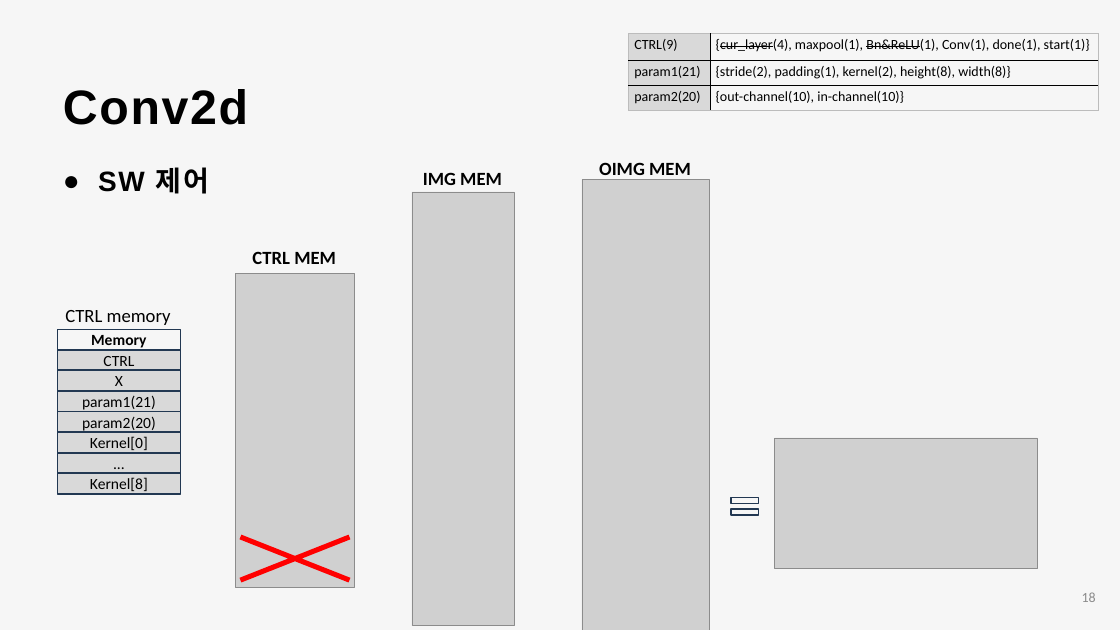
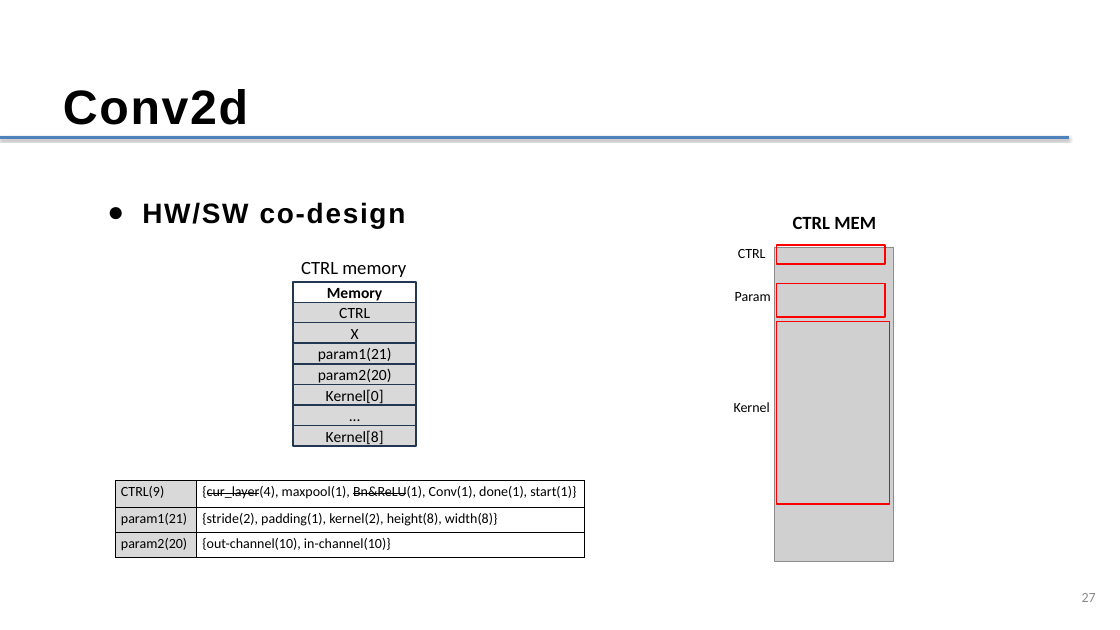
Before and after one commit to Kkumteulyi/2024-CapStone, a slide deck: slide 27 of 캡스톤_(정윤혁,차동근)_1208.pptx (slide 18 before the commit). Drawn at 1120x630 pixels with LibreOffice and Linux fonts; fonts in the diff are those of the drawing; grey boxes stand for pictures. Boxes give left, top, right and bottom in pixels: in the first picture for what was removed or moved away, otherwise in the second. Text is boxed around its words. In the diff, an @@ line names an element or a change of style, - is before the commit and + after.

```diff
--- a/캡스톤_(정윤혁,차동근)_1208.pptx
+++ b/캡스톤_(정윤혁,차동근)_1208.pptx
@@ background #F6F6F6 to #FFFFFF @@
@@ line added from (0, 138) to (1068, 138), #4F81BD 3 pt @@
@@ text removed at (98,167,209,194) @@
-● SW 제어
@@ text removed at (423,172,502,185) @@
-IMG MEM
@@ text removed at (599,162,691,180) @@
-OIMG MEM
@@ text added at (142,202,406,228), 36 pt, text #000000, bold @@
+● HW/SW co-design
@@ picture removed at (412,192,514,626) @@
@@ picture removed at (582,180,709,630) @@
@@ text "CTRL MEM": place and size @@
-text "CTRL MEM" at (252,251,336,264)
+text "CTRL MEM" at (793,216,876,229)
@@ picture: place and size @@
-picture at (235,273,354,587)
+picture at (774,247,894,561)
@@ 4 rectangles, 1 text: place and size @@
-4 rectangles, 1 text at (57,310,181,494)
+4 rectangles, 1 text at (293,262,417,446)
@@ 4 rectangles: place and size @@
-4 rectangles at (58,350,181,474)
+4 rectangles at (293,302,417,426)
@@ group added at (734,245,890,504): 3 rectangles, 3 texts @@
+CTRL
+Param
+Kernel
@@ picture removed at (774,438,1037,568) @@
@@ table: place and size @@
-table at (629,34,1098,111)
+table at (115,481,585,558)
@@ math equal removed at (726,483,764,529) @@
@@ cross removed at (190,517,400,600) @@
@@ page number at (1082,593,1096,602): text changed @@
-18
+27
```
Also in this commit, not shown: 17 other slides changed, 20 slides added, 4 slides removed.
